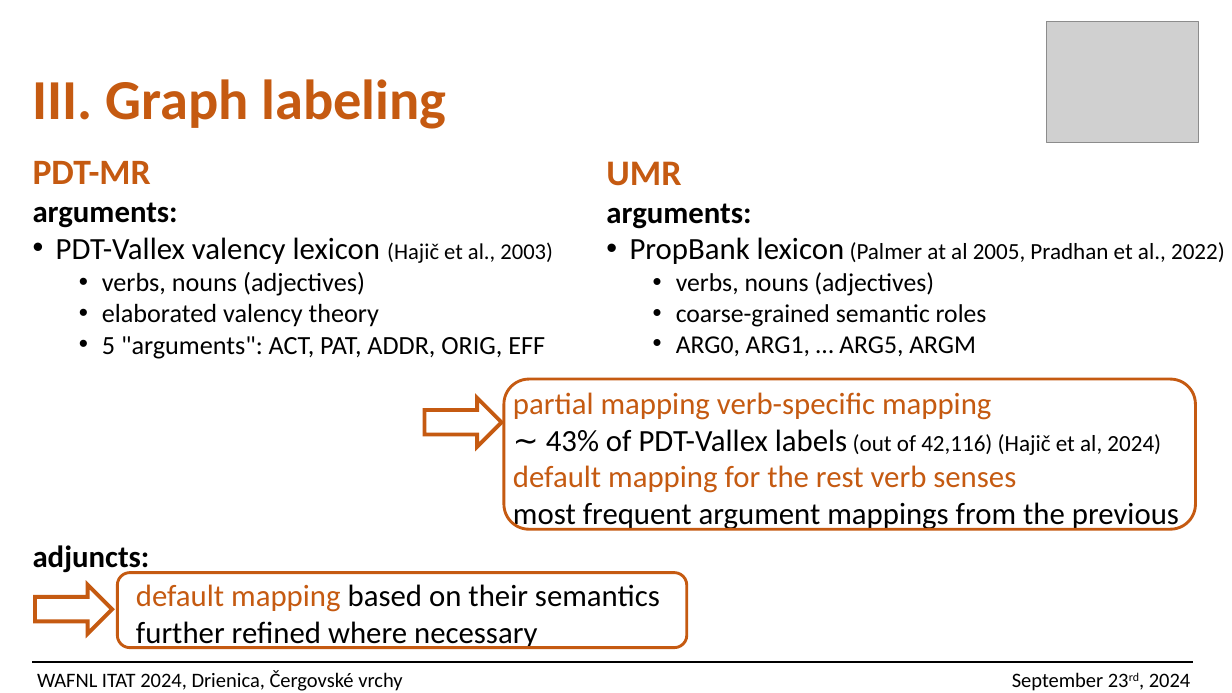
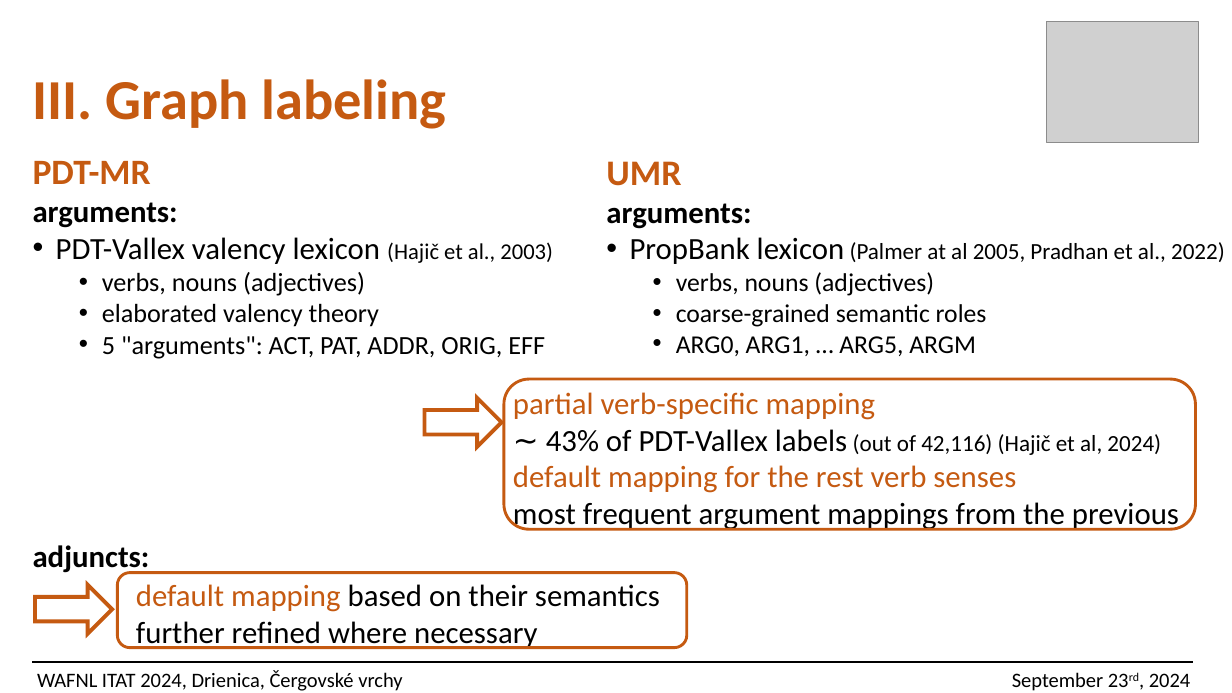
Before and after one commit to ufal/UMR, a slide deck: slide 28 of papers/2024-ITAT-slides.pptx (slide 27 before the commit). Drawn at 1232x693 pixels with LibreOffice and Linux fonts; fonts in the diff are those of the drawing; grey boxes stand for pictures. Boxes give left, top, right and bottom in pixels: in the first picture for what was removed or moved away, otherwise in the second. Text is boxed around its words. In the diff, an @@ line names an element or a change of style, - is before the commit and + after.

```diff
--- a/papers/2024-ITAT-slides.pptx
+++ b/papers/2024-ITAT-slides.pptx
@@ text at [513, 392, 875, 420]: text changed @@
-partial mapping verb-specific mapping
+partial verb-specific mapping
```
Also in this commit, not shown: 18 other slides changed, 2 slides added, 1 slide removed, 1 other file.
